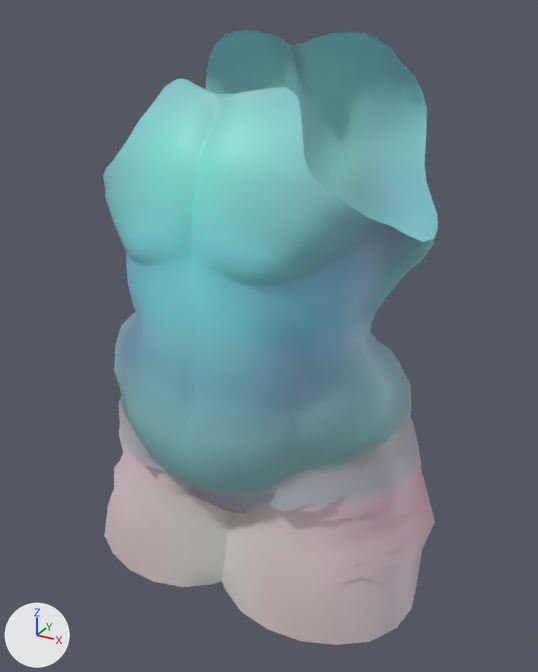
Before and after pictures for a commit that changed the glTF model assets/giant/parts/Garment_scale_coat.glb.
Before and after are seen from a 50 mm lens placed at (1.01, -1.826, 3.302), pointed at (0.03, -0.045, 2.411). Arrows for +X, +Y and +Z are at lower left; the lights stay in place. The older version comes first. Vertices at exactly the same position are counted once.

Objects in the first picture: 'Garment_scale_coat'.
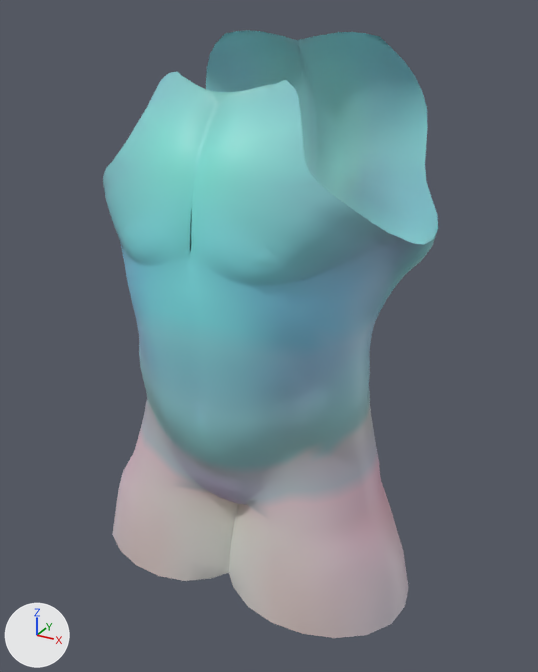
Boxes [x1, y1, x2, y2] around the edits, measured in the pictures (538 x 672 px; the box of a moved part takes in the faces that stretch with it):
'Garment_scale_coat', reshaped: before [103, 30, 438, 645]; after [103, 30, 438, 638]
part 1 of me_garment_scale_coat, moved or reshaped: before [104, 34, 435, 645]; after [103, 34, 434, 638]
part 2 of me_garment_scale_coat, moved or reshaped: before [146, 78, 302, 165]; after [145, 72, 301, 165]
part 3 of me_garment_scale_coat, edited (looks the same): [103, 30, 438, 378] in both

The change, as a diff of the scene's bpy script:
```diff
--- a/assets/giant/parts/Garment_scale_coat.glb.py
+++ b/assets/giant/parts/Garment_scale_coat.glb.py
@@ me_garment_scale_coat @@
 # used by ob_garment_scale_coat; location = (0.0, 0.0, 0.0)
-me_garment_scale_coat.from_pydata(...)  # 1716 vertices, 3300 faces; spans x -0.55..0.56, y -0.45..0.37, z 1.64..3.24
+me_garment_scale_coat.from_pydata(...)  # 1716 vertices, 3300 faces; spans x -0.53..0.53, y -0.4..0.29, z 1.63..3.24
+# me_garment_scale_coat part 1: 995 of 1716 vertices moved; they spanned x -0.55..0.56, y -0.45..0.37, z 1.64..3.23 and now span x -0.53..0.53, y -0.39..0.29, z 1.63..3.23; mean shift (0.0, -0.01, 0.0); largest move (-0.01, 0.31, 2.27) -> (0.03, 0.2, 2.21)
+# me_garment_scale_coat part 2: 41 of the vertices in x -0.21..0.21, y -0.31..-0.15, z 3.0..3.14 are moved by (0.0, -0.01, 0.01)
+# me_garment_scale_coat part 3: 3235 kept faces spanning x -0.53..0.53, y -0.4..0.29, z 1.63..3.24 get new vertex colours
+# other edits to the shape of me_garment_scale_coat do not show in these pictures
 me_garment_scale_coat.materials.append(mat_defaultmaterial)
```
